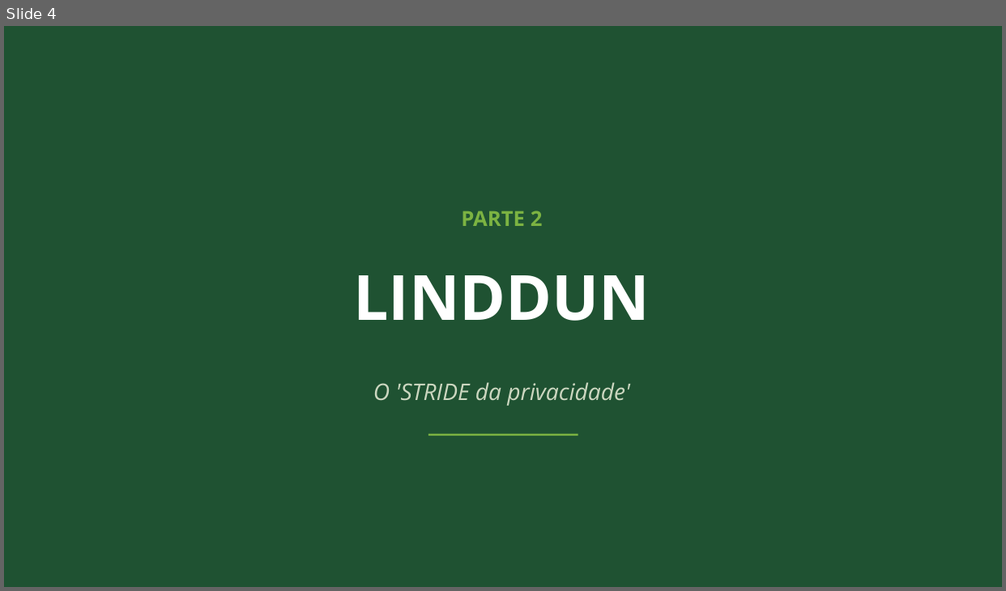
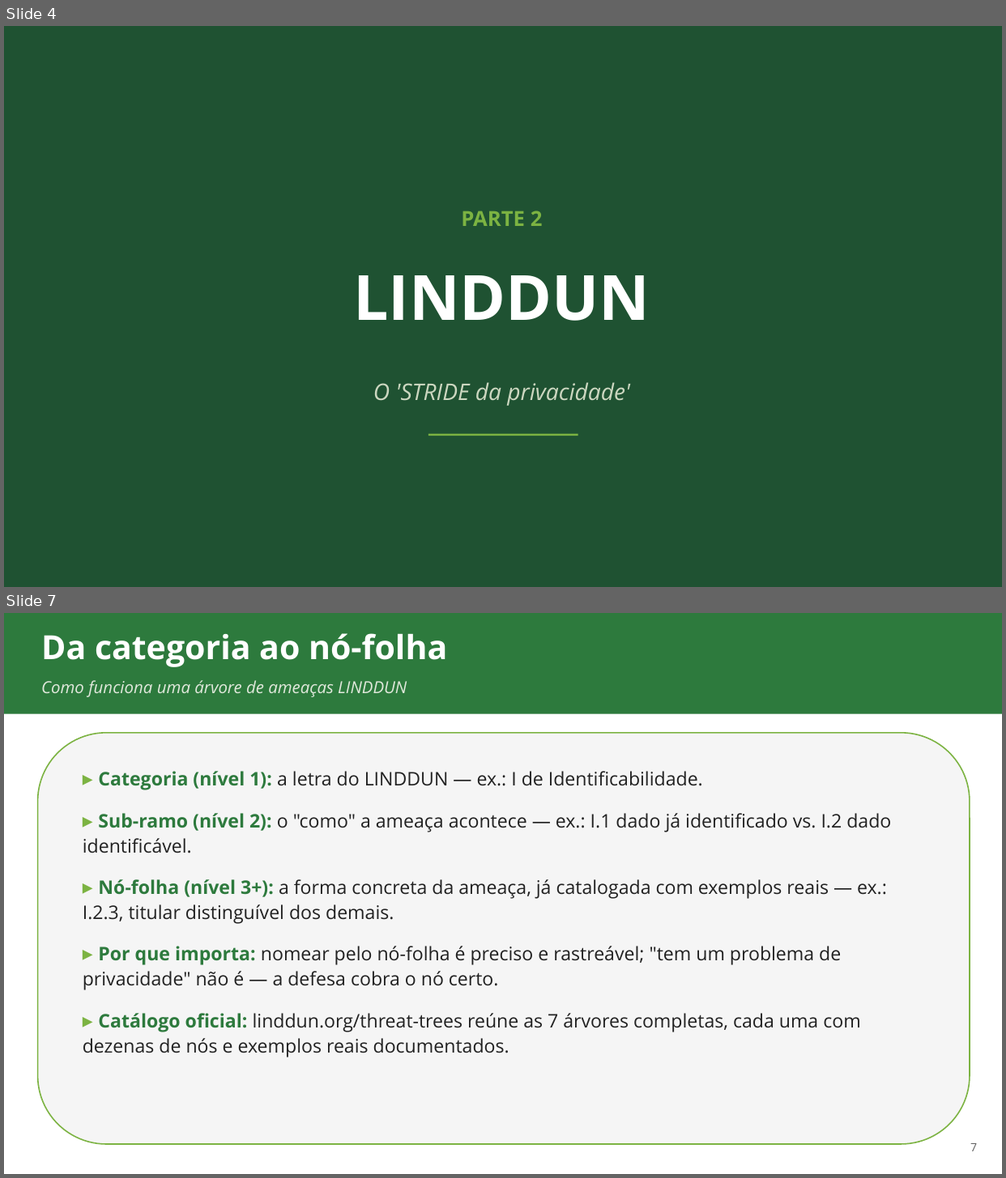
Before and after one commit to ads-sapucaia-ssc/SSC, a slide deck: aulas/aula-04-privacidade-linddun.pptx. Shown one above the other, each under a label of ours: slide 4 before the commit, slides 4 and 7 after it; the slides between them are not shown. The pictures are 1006x591 and 1006x1178 pixels, drawn with LibreOffice and Linux fonts; fonts in the diff are those of the drawing. Boxes give left, top, right and bottom in pixels: in the first picture for what was removed or moved away, otherwise in the second. Text is boxed around its words. In the diff, an @@ line names an element or a change of style, - is before the commit and + after.

Commit message:
docs(aula-04): aprofunda LINDDUN com threat trees oficiais (linddun.org)
Deck estava raso para o tempo previsto (1h teoria + 2h pratica,
docs/01 semana 4): so 4 slides tocavam LINDDUN, sem nunca explicar a
estrutura de arvore por tras dos nos ja citados em docs/03/04 (I.2.3,
L.1.1 etc). Conteudo novo extraido dos PDFs oficiais de threat trees
(linddun.org/threat-trees, 7 categorias, nivel "examples"):

- 4 slides novos: anatomia de uma arvore (categoria -> sub-ramo ->
  no-folha), catalogo com os 7 sub-ramos de 1o nivel, e duas arvores
  aprofundadas (Linking e Identifying) com exemplos oficiais + o no
  ja usado no VidaPlus (L.1.1 IDs sequenciais, I.2.3 busca de
  pacientes) - escolhidas por serem os dois nos ja adotados em
  docs/03, sem inventar novas atribuicoes.
- LINDDUN-per-element ganha a linha "Busca de pacientes" (I.2.3),
  amarrando o exemplo a nova arvore.
- corrige 2 bugs de conteudo achados na regeneracao: o slide de PbD
  mostrava so 6 dos 7 principios de Cavoukian (card fundia dois);
  o slide de categorias LINDDUN fundia Unawareness com Non-compliance
  em um card so (7 categorias -> 6 cards). Ambos migrados de grid6
  (limite de 6 cards) para lista_numerada (limite 8) para caber os
  7 itens corretos.

11 -> 15 slides. Rerenderizado via OnlyOffice/x2t e conferido
visualmente slide a slide - sem overflow de texto.

```diff
--- a/aulas/aula-04-privacidade-linddun.pptx
+++ b/aulas/aula-04-privacidade-linddun.pptx
@@ slide 7 added at <box>4,613,1002,1174</box>, background #FFFFFF @@
@@ rectangle added at <box>4,613,1002,714</box>, fill #2D7A3D @@
@@ text added at <box>41,633,447,667</box>, 32 pt, text #FFFFFF, bold @@
+Da categoria ao nó-folha
@@ text added at <box>41,680,407,697</box>, 16 pt, text #E0E8DB, italic @@
+Como funciona uma árvore de ameaças LINDDUN
@@ rounded rectangle added at <box>38,733,970,1144</box>, fill #F5F5F5, outline #7CB342 1.25 pt @@
@@ text added at <box>83,771,891,1058</box>, 18 pt, text #212121 @@
+▸ Categoria (nível 1): a letra do LINDDUN — ex.: I de Identificabilidade.
+▸ Sub-ramo (nível 2): o "como" a ameaça acontece — ex.: I.1 dado já identificado vs. I.2 dado identificável.
+▸ Nó-folha (nível 3+): a forma concreta da ameaça, já catalogada com exemplos reais — ex.: I.2.3, titular distinguível dos demais.
+▸ Por que importa: nomear pelo nó-folha é preciso e rastreável; "tem um problema de privacidade" não é — a defesa cobra o nó certo.
+▸ Catálogo oficial: linddun.org/threat-trees reúne as 7 árvores completas, cada uma com dezenas de nós e exemplos reais documentados.
@@ text added at <box>970,1144,977,1152</box>, 11 pt, text #616161 @@
+7
```
Also in this commit, not shown: 5 slides changed, 4 other slides added, 1 slide removed.
